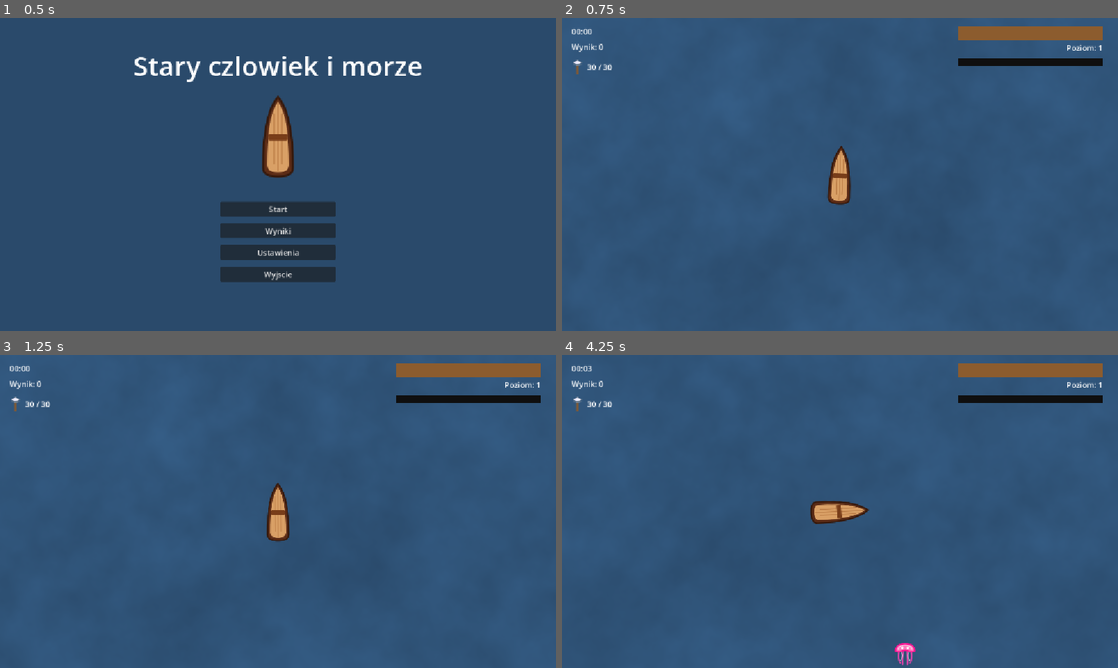
Above: before the commit, frames 1-4 (two rows, left to right).
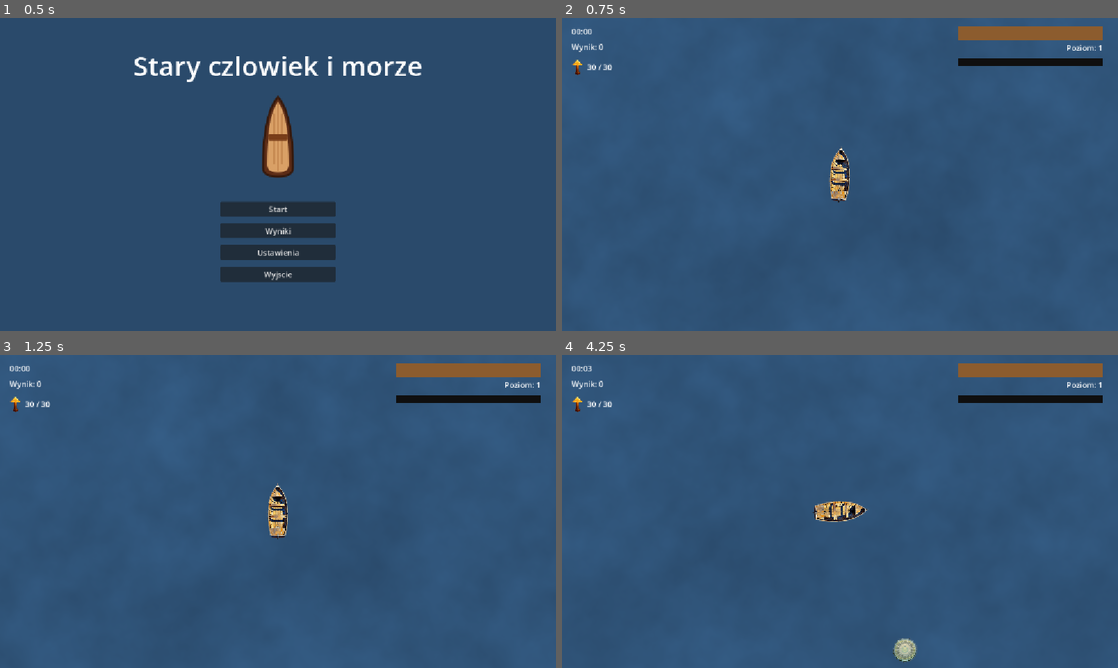
Above: after the commit, the same moments.

Repository: stap1/SCIM
Game: Godot game, scene res://scenes/MainMenu.tscn
Same seed, same stepped clock (60 frames per second), same inputs: the game is played once before the commit and once after it. The engine's default icon, where the game draws it, is replaced by a stand-in: a white triangle on a blue panel in a dark square.
Inputs (mouse positions are in pixels of both pictures, inside the frame that each line leads up to):
- Up to frame 1 (0.5 s): no input
- Up to frame 2 (0.75 s): click "Start" at 0.5 s
- Up to frame 3 (1.25 s): no input
- Up to frame 4 (4.25 s): tap Enter at 1.25 s; move the mouse to (962, 495) at 1.27 s; hold D (move_right) 1.28-2 s; hold Shift 1.28-2 s; click (962, 495) at 1.42 s; drag from (728, 527) to (856, 511) at 2.02 s; move the mouse to (895, 442) at 2.77 s; hold D (move_right) 2.78-3.5 s; tap Ctrl at 2.85 s; drag from (812, 574) to (673, 464) at 3.52 s

Frame 1 is identical in both runs. In frame 2, 0.6% of the frame differs, in the area x 1-52%, y 13-60%; in frame 3, 0.6%; in frame 4, 0.9%, in the area x 1-64%, y 13-100%.

Commit message:
feat(g1): podmiana placeholderow SVG na docelowe PNG
Sprite'y: boat, jellyfish, barracuda, shark, miniboss, xp_orb, harpoon, ammo HUD,
heal_plank (Polygon2D -> Sprite2D). Usuniete placeholderowe modulate; scale ~0.5
do dopasowania do hitboxow (hitboxy i statystyki BEZ ZMIAN). boat: wyzerowana
rotacja sprite'a (nowy PNG dziobem w gore).

Telegraf bossa: MINIBOSS_TELEGRAPH_COLOR -> overbright (1.8) - na pelnokolorowym
sprite'cie biel-na-bieli byla niewidoczna; overbright rozjasnia. Test stalej
zaktualizowany swiadomie.

GUT 266/266, smoke czysty.

Co-Authored-By: Claude Opus 4.8 <noreply@anthropic.com>

Diff:
--- a/scenes/enemies/barracuda.tscn
+++ b/scenes/enemies/barracuda.tscn
@@ -1,7 +1,7 @@
 [gd_scene format=3 uid="uid://duvm2am0pmf58"]
 
 [ext_resource type="Script" uid="uid://dfe0lpyyf6k0f" path="res://scripts/systems/enemy.gd" id="1_enemy"]
-[ext_resource type="Texture2D" uid="uid://cv3g65vi1x0l7" path="res://assets/meduza.svg.svg" id="2_tex"]
+[ext_resource type="Texture2D" uid="uid://b5ui4mt6dmwt8" path="res://assets/enemy_barracuda.png" id="2_tex"]
 [ext_resource type="AudioStream" uid="uid://kebj4lxu75wb" path="res://audio/sfx/enemy_spawn.ogg" id="3_spawn"]
 
 [sub_resource type="CircleShape2D" id="CircleShape2D_body"]
@@ -17,8 +17,7 @@
 kill_score = 2
 
 [node name="Sprite2D" type="Sprite2D" parent="." unique_id=1156857949]
-modulate = Color(1, 0.85, 0.2, 1)
-scale = Vector2(0.85, 0.85)
+scale = Vector2(0.5, 0.5)
 texture = ExtResource("2_tex")
 
 [node name="CollisionShape2D" type="CollisionShape2D" parent="." unique_id=911843570]
--- a/scenes/enemies/enemy.tscn
+++ b/scenes/enemies/enemy.tscn
@@ -1,7 +1,7 @@
 [gd_scene format=3 uid="uid://djphki8cb53y5"]
 
 [ext_resource type="Script" uid="uid://dfe0lpyyf6k0f" path="res://scripts/systems/enemy.gd" id="1_55jtl"]
-[ext_resource type="Texture2D" uid="uid://cv3g65vi1x0l7" path="res://assets/meduza.svg.svg" id="2_fcftc"]
+[ext_resource type="Texture2D" uid="uid://cey8c4s3krhpy" path="res://assets/enemy_jellyfish.png" id="2_fcftc"]
 [ext_resource type="AudioStream" uid="uid://kebj4lxu75wb" path="res://audio/sfx/enemy_spawn.ogg" id="3_38ino"]
 
 [sub_resource type="CircleShape2D" id="CircleShape2D_body"]
@@ -13,6 +13,7 @@
 script = ExtResource("1_55jtl")
 
 [node name="Sprite2D" type="Sprite2D" parent="." unique_id=1612961113]
+scale = Vector2(0.5, 0.5)
 texture = ExtResource("2_fcftc")
 
 [node name="CollisionShape2D" type="CollisionShape2D" parent="." unique_id=1945406375]
--- a/scenes/enemies/motor_boat.tscn
+++ b/scenes/enemies/motor_boat.tscn
@@ -1,7 +1,7 @@
 [gd_scene load_steps=4 format=3]
 
 [ext_resource type="Script" path="res://scripts/systems/motor_boat.gd" id="1_mb"]
-[ext_resource type="Texture2D" path="res://assets/lodz.svg.svg" id="2_tex"]
+[ext_resource type="Texture2D" uid="uid://xtas7ufb6e2i" path="res://assets/miniboss_motorboat.png" id="2_tex"]
 
 [sub_resource type="CircleShape2D" id="CircleShape2D_boss"]
 radius = 40.0
@@ -12,8 +12,7 @@
 script = ExtResource("1_mb")
 
 [node name="Sprite2D" type="Sprite2D" parent="."]
-modulate = Color(0.8, 0.2, 0.2, 1)
-scale = Vector2(1.8, 1.8)
+scale = Vector2(0.5, 0.5)
 texture = ExtResource("2_tex")
 
 [node name="CollisionShape2D" type="CollisionShape2D" parent="."]
--- a/scenes/enemies/shark.tscn
+++ b/scenes/enemies/shark.tscn
@@ -1,7 +1,7 @@
 [gd_scene format=3 uid="uid://csrrolmwxegrs"]
 
 [ext_resource type="Script" uid="uid://dfe0lpyyf6k0f" path="res://scripts/systems/enemy.gd" id="1_enemy"]
-[ext_resource type="Texture2D" uid="uid://cv3g65vi1x0l7" path="res://assets/meduza.svg.svg" id="2_tex"]
+[ext_resource type="Texture2D" uid="uid://dvrledwd6dppd" path="res://assets/enemy_shark.png" id="2_tex"]
 [ext_resource type="AudioStream" uid="uid://kebj4lxu75wb" path="res://audio/sfx/enemy_spawn.ogg" id="3_04l7l"]
 
 [sub_resource type="CircleShape2D" id="CircleShape2D_body"]
@@ -17,8 +17,7 @@
 kill_score = 5
 
 [node name="Sprite2D" type="Sprite2D" parent="." unique_id=1265466589]
-modulate = Color(0.5, 0.55, 0.62, 1)
-scale = Vector2(1.5, 1.5)
+scale = Vector2(0.5, 0.5)
 texture = ExtResource("2_tex")
 
 [node name="CollisionShape2D" type="CollisionShape2D" parent="." unique_id=426547600]
--- a/scenes/heal_plank.tscn
+++ b/scenes/heal_plank.tscn
@@ -1,6 +1,7 @@
-[gd_scene load_steps=3 format=3]
+[gd_scene load_steps=4 format=3]
 
 [ext_resource type="Script" path="res://scripts/systems/heal_plank.gd" id="1_heal"]
+[ext_resource type="Texture2D" uid="uid://cy36kdduwktug" path="res://assets/heal_plank.png" id="2_plank"]
 
 [sub_resource type="RectangleShape2D" id="RectangleShape2D_plank"]
 size = Vector2(56, 24)
@@ -10,14 +11,9 @@
 collision_mask = 1
 script = ExtResource("1_heal")
 
-[node name="Plank" type="Polygon2D" parent="."]
-color = Color(0.55, 0.35, 0.18, 1)
-polygon = PackedVector2Array(-24, -8, 24, -8, 24, 8, -24, 8)
-
-[node name="Cracks" type="Line2D" parent="."]
-points = PackedVector2Array(-16, -8, -12, 8, 4, -8, 8, 8)
-width = 1.5
-default_color = Color(0.32, 0.19, 0.09, 1)
+[node name="Sprite2D" type="Sprite2D" parent="."]
+scale = Vector2(0.5, 0.5)
+texture = ExtResource("2_plank")
 
 [node name="CollisionShape2D" type="CollisionShape2D" parent="."]
 shape = SubResource("RectangleShape2D_plank")
--- a/scenes/player/boat.tscn
+++ b/scenes/player/boat.tscn
@@ -1,7 +1,7 @@
 [gd_scene format=3 uid="uid://df7rbwsa6d6ec"]
 
 [ext_resource type="Script" uid="uid://cb28khn2ubxbc" path="res://scripts/player/boat.gd" id="1_webh6"]
-[ext_resource type="Texture2D" uid="uid://blsotf7ntv08v" path="res://assets/lodz.svg.svg" id="2_webh6"]
+[ext_resource type="Texture2D" uid="uid://d1wysl4fkcsav" path="res://assets/boat.png" id="2_webh6"]
 [ext_resource type="Script" path="res://scripts/systems/auto_attacker.gd" id="4_autoatk"]
 
 [sub_resource type="CircleShape2D" id="CircleShape2D_webh6"]
@@ -14,7 +14,7 @@
 script = ExtResource("1_webh6")
 
 [node name="Sprite2D" type="Sprite2D" parent="." unique_id=703452449]
-rotation = 1.6458455
+scale = Vector2(0.5, 0.5)
 texture = ExtResource("2_webh6")
 
 [node name="CollisionShape2D" type="CollisionShape2D" parent="." unique_id=387997369]
--- a/scenes/ui/hud.tscn
+++ b/scenes/ui/hud.tscn
@@ -1,7 +1,7 @@
 [gd_scene load_steps=7 format=3 uid="uid://bgujj5qrm2th"]
 
 [ext_resource type="Script" uid="uid://dqu5vvnkxrtml" path="res://scripts/ui/hud.gd" id="1_0mwgc"]
-[ext_resource type="Texture2D" uid="uid://dwav8pccjvlxl" path="res://assets/harpun.svg.svg" id="2_ammo"]
+[ext_resource type="Texture2D" uid="uid://lqt8gisgb46e" path="res://assets/hud_ammo_icon.png" id="2_ammo"]
 
 [sub_resource type="StyleBoxFlat" id="SB_bg"]
 bg_color = Color(0.06, 0.06, 0.06, 1)
--- a/scenes/weapons/harpoon.tscn
+++ b/scenes/weapons/harpoon.tscn
@@ -1,7 +1,7 @@
 [gd_scene format=3 uid="uid://py5af316w0ij"]
 
 [ext_resource type="Script" uid="uid://6xarv0ubvasw" path="res://scripts/weapons/harpoon.gd" id="1_uumnc"]
-[ext_resource type="Texture2D" uid="uid://dwav8pccjvlxl" path="res://assets/harpun.svg.svg" id="2_gqujv"]
+[ext_resource type="Texture2D" uid="uid://bv047p3sbw3gc" path="res://assets/harpoon.png" id="2_gqujv"]
 
 [sub_resource type="CapsuleShape2D" id="CapsuleShape2D_gqujv"]
 
@@ -11,6 +11,7 @@
 script = ExtResource("1_uumnc")
 
 [node name="Sprite2D" type="Sprite2D" parent="." unique_id=302299529]
+scale = Vector2(0.5, 0.5)
 texture = ExtResource("2_gqujv")
 
 [node name="CollisionShape2D" type="CollisionShape2D" parent="." unique_id=327204468]
--- a/scenes/xp_orb.tscn
+++ b/scenes/xp_orb.tscn
@@ -1,7 +1,7 @@
 [gd_scene load_steps=4 format=3]
 
 [ext_resource type="Script" path="res://scripts/systems/xp_orb.gd" id="1_xp"]
-[ext_resource type="Texture2D" path="res://icon.svg" id="2_tex"]
+[ext_resource type="Texture2D" uid="uid://c6nhv1ejuin7p" path="res://assets/xp_orb.png" id="2_tex"]
 
 [sub_resource type="CircleShape2D" id="CircleShape2D_orb"]
 radius = 10.0
@@ -12,8 +12,7 @@
 script = ExtResource("1_xp")
 
 [node name="Sprite2D" type="Sprite2D" parent="."]
-scale = Vector2(0.16, 0.16)
-modulate = Color(0.3, 1, 0.5, 1)
+scale = Vector2(0.5, 0.5)
 texture = ExtResource("2_tex")
 
 [node name="CollisionShape2D" type="CollisionShape2D" parent="."]
--- a/scripts/globals/game_config.gd
+++ b/scripts/globals/game_config.gd
@@ -62,10 +62,11 @@
 const MINIBOSS_TELEGRAPH_DURATION: float = 0.6
 # Szybkosc wygladzania obrotu bossa ku celowi (waga lerp_angle skalowana czasem klatki).
 const MINIBOSS_TURN_SPEED: float = 6.0
-# Telegraf wizualny: ile pulsow rozblysku w czasie wind-upu i ich barwa (biel kontrastuje
-# z czerwonym kadlubem bossa, wiec szarza jest czytelnie zapowiedziana).
+# Telegraf wizualny: ile pulsow rozblysku w czasie wind-upu i ich barwa. Overbright (>1)
+# rozjasnia pelnokolorowy sprite bossa - rozblysk widoczny mimo bialej bazy modulate
+# (placeholder mial czerwona baze, biel wystarczala; docelowy PNG wymaga overbright).
 const MINIBOSS_TELEGRAPH_PULSES: int = 3
-const MINIBOSS_TELEGRAPH_COLOR: Color = Color(1.0, 1.0, 1.0, 1.0)
+const MINIBOSS_TELEGRAPH_COLOR: Color = Color(1.8, 1.8, 1.8, 1.0)
 # Czas (s) pojawienia bossa i wyprzedzenie ostrzezenia boss_incoming.
 const MINIBOSS_SPAWN_TIME: float = 270.0
 const MINIBOSS_WARNING: float = 2.0
--- a/test/test_boss_telegraph_visual.gd
+++ b/test/test_boss_telegraph_visual.gd
@@ -14,7 +14,7 @@
 
 func test_telegraph_constants_in_config() -> void:
 	assert_eq(GameConfig.MINIBOSS_TELEGRAPH_PULSES, 3, "3 pulsy telegrafu")
-	assert_eq(GameConfig.MINIBOSS_TELEGRAPH_COLOR, Color(1, 1, 1, 1), "biel rozblysku")
+	assert_eq(GameConfig.MINIBOSS_TELEGRAPH_COLOR, Color(1.8, 1.8, 1.8, 1), "overbright rozblysk")
 
 func test_base_modulate_captured_from_sprite() -> void:
 	var boss = MotorBoatScene.instantiate()
